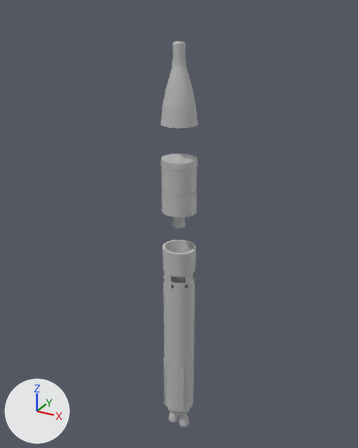
Before and after pictures for a commit that changed the FBX model Models/scenes/fbx/sub titan.fbx.
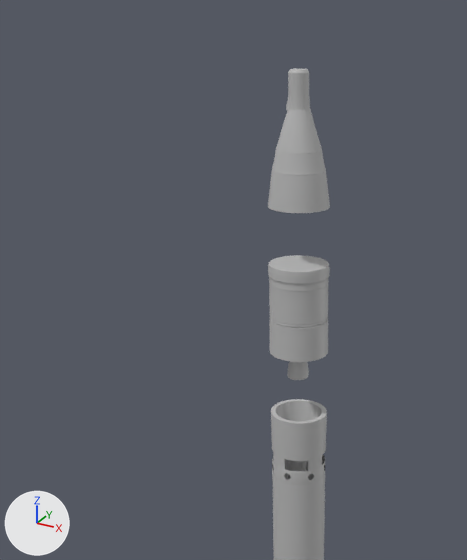
Each version appears first whole from a 50 mm lens placed at (0.0481, -0.0679, 0.0942), pointed at (0.0096, 0.002, 0.0592), and next in a close-up on the part from 0% to 78% of the width and 0% to 75% of the height. The lights are fixed; the arrows at lower left show +X, +Y and +Z. Where no turn or scale is listed for an object, it has been applied to the vertices.

The first close-up shows 'Stage_1_Rocket_Base_Geo', 'Stage_2_Engine_Geo', 'Stage_2_Rocket_Geo', 'Stage_3_Payload_Geo'.
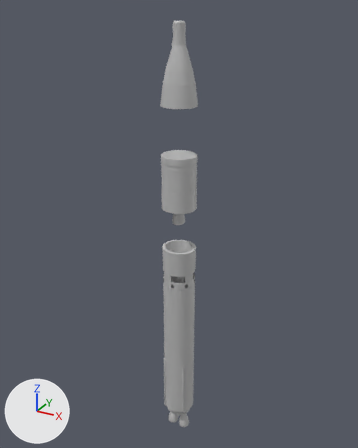
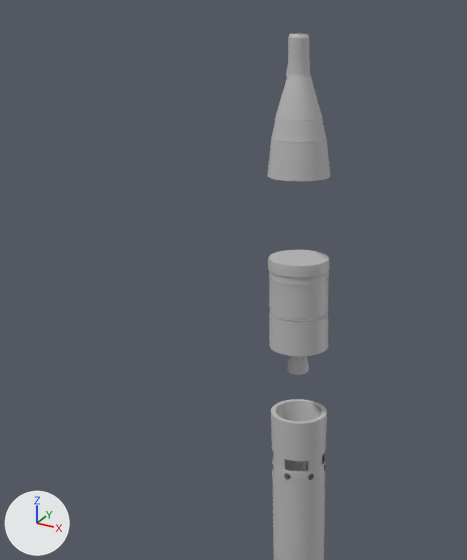
Pixel boxes (x1, y1, x2, y2) of what changed, in the close-ups (467 x 560 px):
'Stage_3_Payload_Geo', moved: before (268, 69, 330, 213); after (267, 34, 330, 181)
'Stage_2_Rocket_Geo', moved: before (268, 255, 330, 362); after (268, 250, 330, 357)
'Stage_2_Engine_Geo', moved: before (288, 362, 309, 380); after (288, 356, 309, 375)

Edits to the bpy script that builds the scene:
```text
Change ob_stage_2_engine_geo:
    ob_stage_2_engine_geo.location: (0.0107, 0.0, 0.0617) -> (0.0107, 0.0, 0.0622)
Change ob_stage_2_rocket_geo:
    ob_stage_2_rocket_geo.location: (0.0107, 0.0, 0.0673) -> (0.0107, 0.0, 0.0679)
Change ob_stage_3_payload_geo:
    ob_stage_3_payload_geo.location: (0.0107, 0.0, 0.0833) -> (0.0107, 0.0, 0.0862)
```
